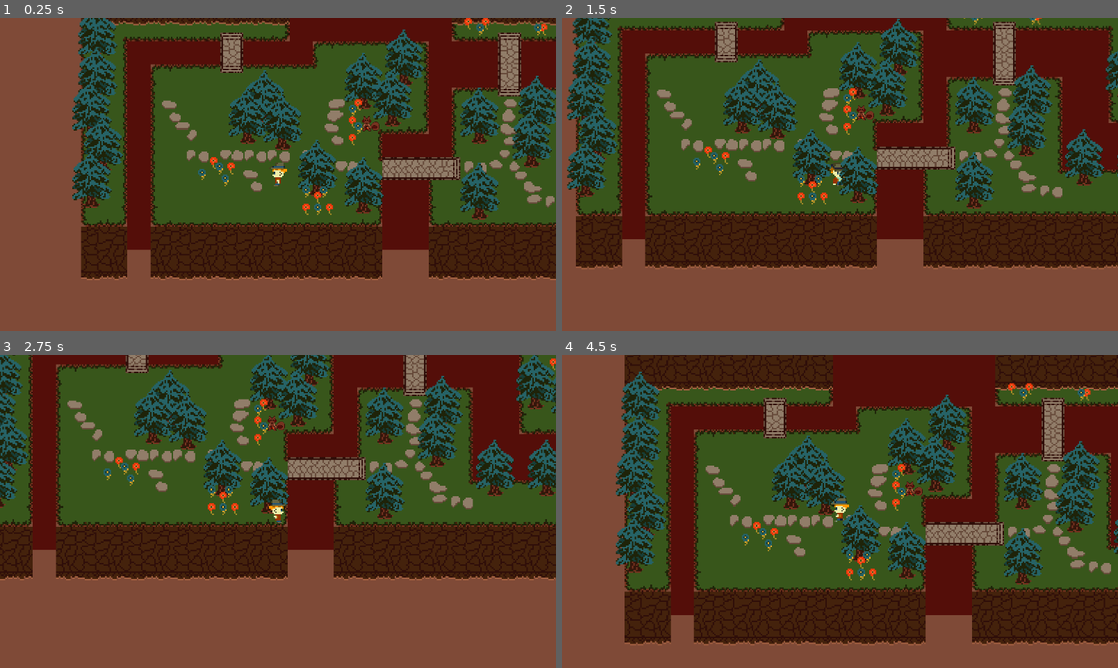
Above: before the commit, frames 1-4 (two rows, left to right).
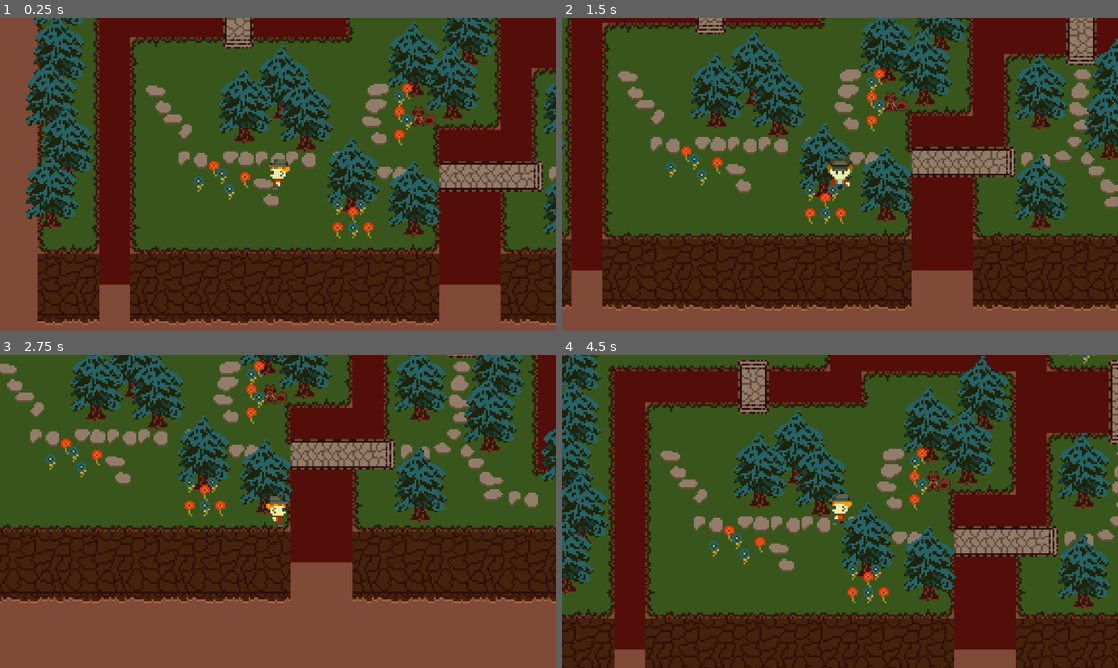
Above: after the commit, the same moments.

Repository: Zezeku/Godot-Creature-Catch
Game: Godot game, scene res://Source/SceneHandler.tscn
Same seed, same stepped clock (60 frames per second), same inputs: the game is played once before the commit and once after it.
Inputs:
- Up to frame 1 (0.25 s): no input
- Up to frame 2 (1.5 s): tap Enter (ui_accept) at 0.5, 0.77 s; hold Right (ui_right) 0.53-1.28 s; hold Down (ui_down) from 1.28 s (still down)
- Up to frame 3 (2.75 s): tap Enter (ui_accept) at 1.52 s; release Down (ui_down) at 2.03 s; hold Right (ui_right) from 2.03 s (still down)
- Up to frame 4 (4.5 s): release Right (ui_right) at 2.78 s; hold Up (ui_up) 2.78-3.53 s; tap Enter (ui_accept) at 3.02, 3.77 s; hold Left (ui_left) from 3.53 s (still down)

The runs differ from the first frame. In frame 1, 65% of the frame differs, in the area x 4-100%, y 0-98%; in frame 2, 63%; in frame 3, 44%; in frame 4, 68%, in the area x 0-100%, y 0-100%.

Commit message:
Update Route1Scene.tscn

Diff:
--- a/Project/Source/Route1Scene.tscn
+++ b/Project/Source/Route1Scene.tscn
@@ -815,16 +815,16 @@
 3/shapes = [  ]
 3/z_index = 0
 
+[sub_resource type="ConvexPolygonShape2D" id=87]
+points = PoolVector2Array( 24, 48, 12, 48, 12, 44, 24, 44 )
+
 [sub_resource type="ConvexPolygonShape2D" id=88]
-points = PoolVector2Array( 24, 48, 12, 48, 12, 44, 24, 44 )
-
-[sub_resource type="ConvexPolygonShape2D" id=90]
 points = PoolVector2Array( 16, 16, 0, 16, 0, 12, 16, 12 )
 
 [sub_resource type="ConvexPolygonShape2D" id=89]
 points = PoolVector2Array( 0, 0, 16, 0, 16, 16, 0, 16 )
 
-[sub_resource type="TileSet" id=87]
+[sub_resource type="TileSet" id=90]
 0/name = "Tileset2.png 0"
 0/texture = ExtResource( 7 )
 0/tex_offset = Vector2( 0, 0 )
@@ -1220,12 +1220,12 @@
 
 [node name="Player" parent="YSort" instance=ExtResource( 6 )]
 light_mask = 1024
-position = Vector2( 216, 236 )
+position = Vector2( 204.564, 231.01 )
 z_index = 1
 
 [node name="PlayerCamera" type="Camera2D" parent="YSort/Player"]
 current = true
-zoom = Vector2( 0.2, 0.2 )
+zoom = Vector2( 0.15, 0.15 )
 
 [node name="Batch1" type="YSort" parent="YSort"]
 script = ExtResource( 4 )
@@ -1692,9 +1692,10 @@
 texture = ExtResource( 3 )
 
 [node name="Sprite2" type="Sprite" parent="YSort/Deco1"]
-position = Vector2( 184, 232 )
-z_index = 1
-texture = ExtResource( 8 )
+position = Vector2( 188.022, 229.919 )
+z_index = 1
+texture = ExtResource( 8 )
+offset = Vector2( 0, 4 )
 hframes = 2
 frame = 1
 
@@ -2049,7 +2050,7 @@
 texture = ExtResource( 9 )
 
 [node name="Sprite42" type="Sprite" parent="YSort/Deco1"]
-position = Vector2( 196, 196 )
+position = Vector2( 188.143, 195.719 )
 z_index = 1
 texture = ExtResource( 9 )
 
Not shown: 3 places in Project/Source/Route1Scene.tscn that only renumber resources
